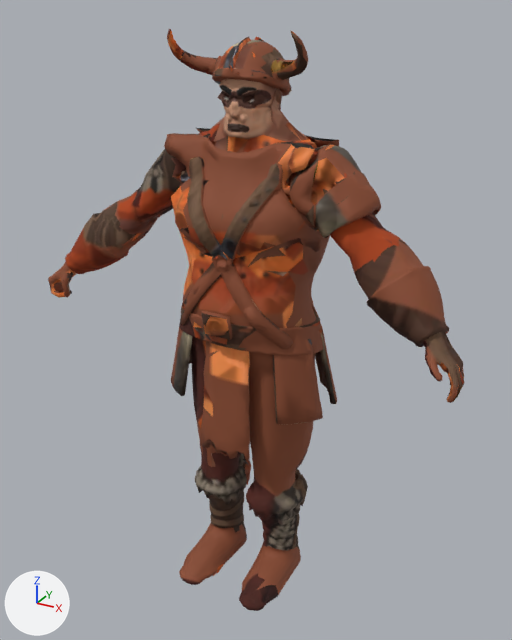
A saved change to the glTF model public/assets/models/enemy_marauder_rust.glb.
Rendered twice from a 50 mm lens placed at (1.076, -1.915, 1.973), pointed at (0.018, 0.009, 1.011). The axes (+X, +Y, +Z) are drawn at lower left. The lights are the same throughout. The first picture is the older version. Vertices at exactly the same position are counted once.

In view in the first picture: 'enemy_marauder_rust_mesh'.
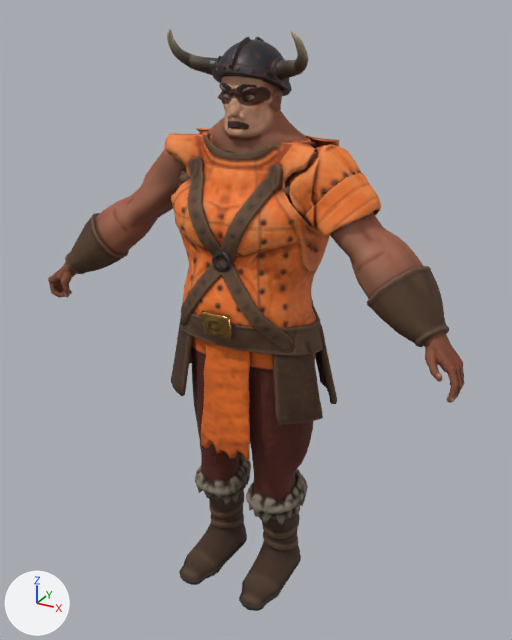
Where the change shows, as pixel boxes (x1, y1, x2, y2) in the pictures (512 x 640 px; the box of a moved part takes in the faces that stretch with it):
part 1 of me_enemy_marauder_rust_mesh, moved or reshaped: (167, 29, 308, 96) in both
part 2 of me_enemy_marauder_rust_mesh, surface changed: before (49, 52, 464, 611); after (49, 29, 464, 611)

The change, as a list of edits to the scene's bpy script:
```text
Change me_enemy_marauder_rust_mesh:
    where me_enemy_marauder_rust_mesh.from_pydata(...)  # 7124 vertices, 14227 faces; spans x -0.74..0.75, y -0.26..0.21, z 0.0..1.92
    used by ob_enemy_marauder_rust_mesh; location = (0.0, 0.0, 0.0)
    me_enemy_marauder_rust_mesh part 1: 506 of 7124 vertices moved; they spanned x -0.22..0.22, y -0.12..0.16, z 1.72..1.92 and now span x -0.22..0.22, y -0.12..0.16, z 1.72..1.92; mean shift (0.0, 0.0, 0.0); largest move (0.21, -0.09, 1.9) -> (-0.03, 0.13, 1.82)
    me_enemy_marauder_rust_mesh part 2: 11788 kept faces spanning x -0.74..0.75, y -0.26..0.21, z 0.0..1.92 get new texture (UV) coordinates
```
